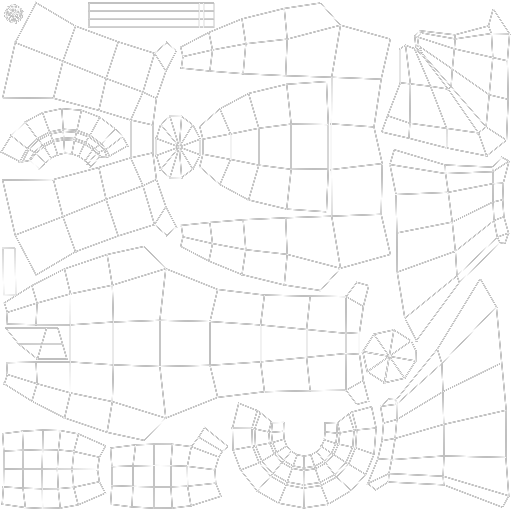
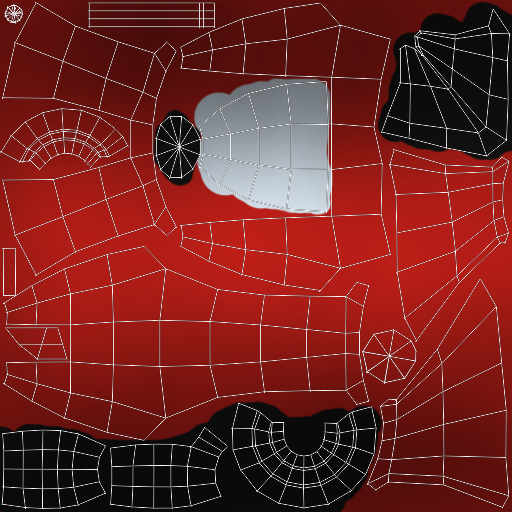
The second 512 x 512 image is a revision of the first. Changes to its layers:
added layer "Layer 4" (multiply, 67%) above "Layer 2" over [0, 0, 512, 512]
added layer "Layer 2" above "Layer 3" over [0, 0, 512, 512]
added layer "Layer 3" above "Background" over [0, 0, 512, 512]
